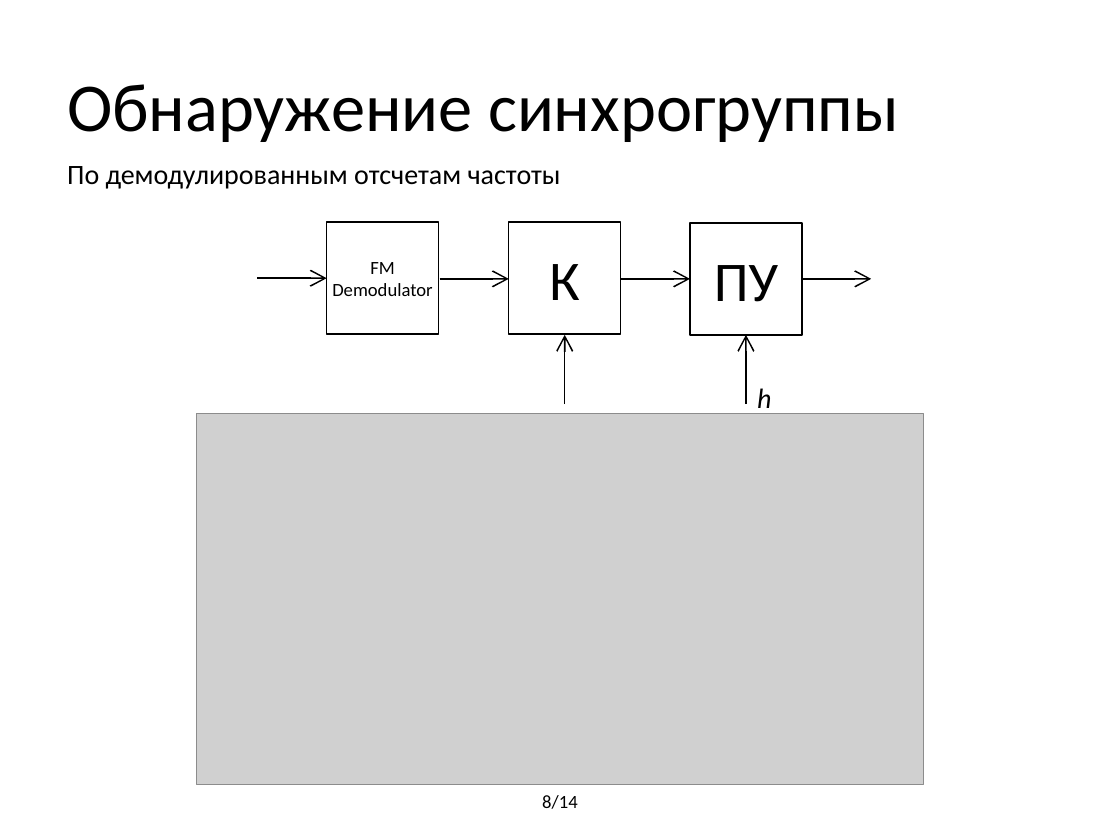
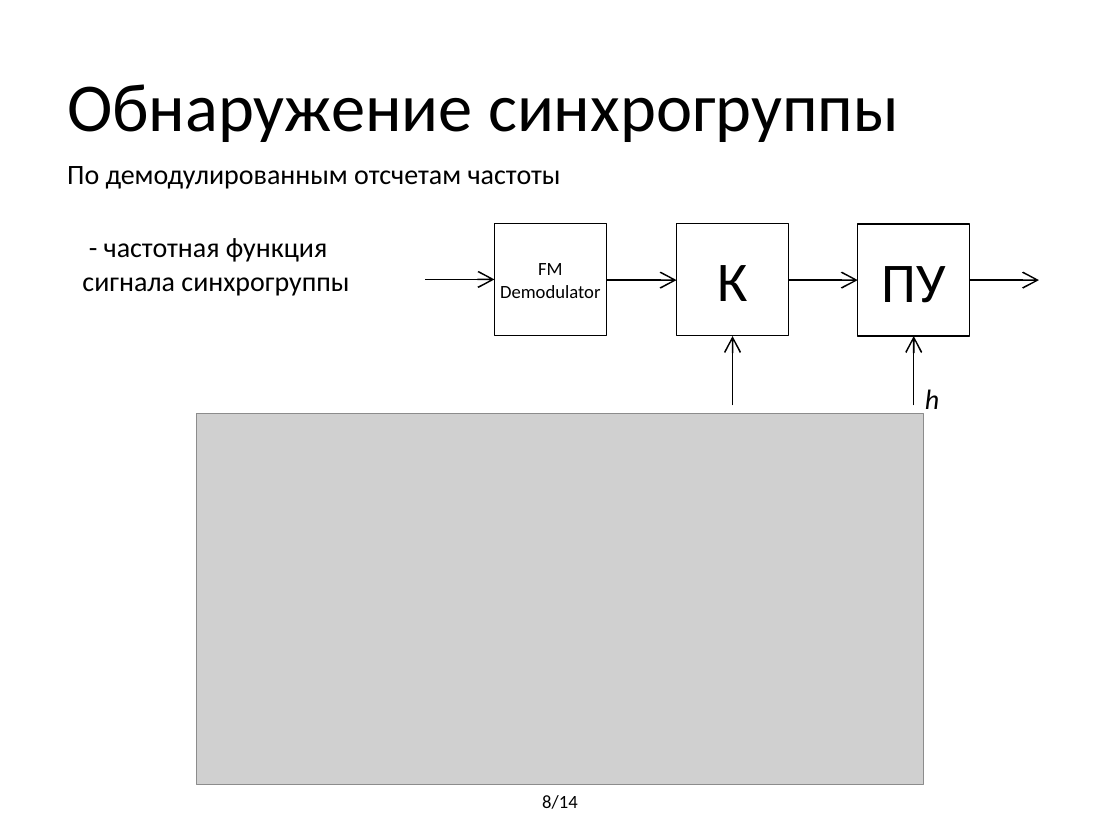
Before and after one commit to BorzhonovAI/magistr, a slide deck: slide 8 of Презентация Диплом.pptx. Drawn at 1120x840 pixels with LibreOffice and Linux fonts; fonts in the diff are those of the drawing; grey boxes stand for pictures. Boxes give left, top, right and bottom in pixels: in the first picture for what was removed or moved away, otherwise in the second. Text is boxed around its words. In the diff, an @@ line names an element or a change of style, - is before the commit and + after.

```diff
--- a/Презентация Диплом.pptx
+++ b/Презентация Диплом.pptx
@@ text added at (82,238,349,296), 18 pt, text #000000 @@
+- частотная функция сигнала синхрогруппы
@@ 2 texts, 1 rectangle: place and size @@
-2 texts, 1 rectangle at (327,222,579,334)
+2 texts, 1 rectangle at (494,224,747,336)
@@ 6 arrows, 2 texts, 2 rectangles: place and size @@
-6 arrows, 2 texts, 2 rectangles at (258,222,871,415)
+6 arrows, 2 texts, 2 rectangles at (426,224,1039,409)
```
Also in this commit, not shown: 6 other slides changed, 3 other files.
